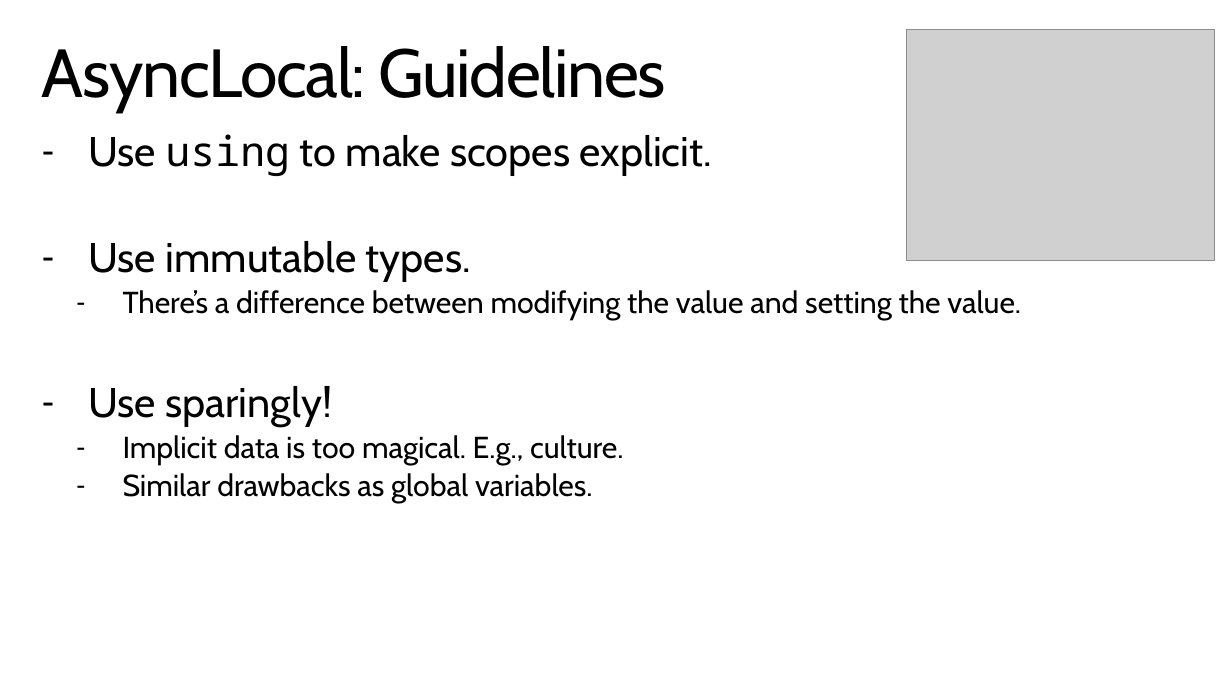
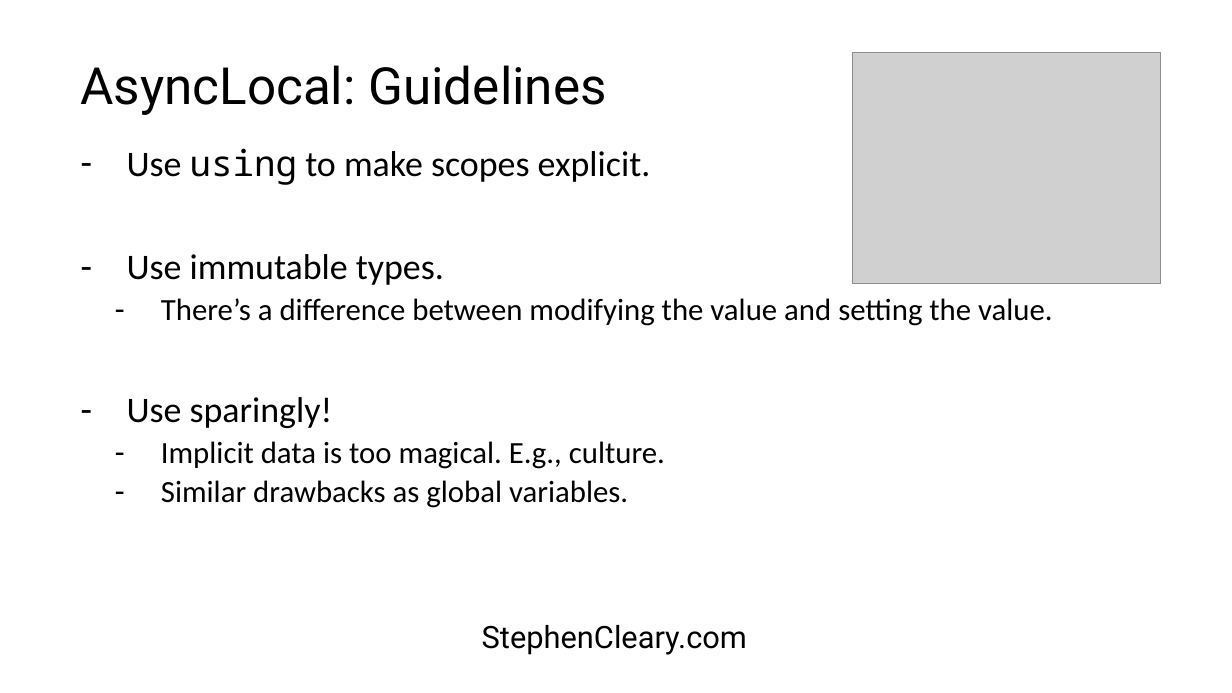
Before and after one commit to StephenCleary/Presentations, a slide deck: slide 16 of Async Masterclass/Async Masterclass.pptx. Drawn at 1232x693 pixels with LibreOffice and Linux fonts; fonts in the diff are those of the drawing; grey boxes stand for pictures; background and template pictures are left out. Boxes give left, top, right and bottom in pixels: in the first picture for what was removed or moved away, otherwise in the second. Text is boxed around its words. In the diff, an @@ line names an element or a change of style, - is before the commit and + after.

```diff
--- a/Async Masterclass/Async Masterclass.pptx
+++ b/Async Masterclass/Async Masterclass.pptx
@@ title "AsyncLocal: Guidelines": place and size @@
-title "AsyncLocal: Guidelines" at box(42, 46, 667, 113)
+title "AsyncLocal: Guidelines" at box(80, 65, 606, 115)
@@ title "AsyncLocal: Guidelines" at box(80, 65, 606, 115): size 52.9 to 39.9 pt, font Cabin to Roboto, letter spacing -1 to 0 pt; vertical alignment top to middle @@
@@ picture: place and size @@
-picture at box(907, 30, 1214, 261)
+picture at box(853, 53, 1161, 284)
@@ text "Use using to make scopes ...": place and size @@
-text "Use using to make scopes ..." at box(88, 134, 1021, 504)
+text "Use using to make scopes ..." at box(127, 148, 1052, 508)
@@ text "Use using to make scopes ..." at box(127, 148, 1052, 508): size 32.4 to 28 pt in "Use using to make scopes explicit.", "Use immutable types.", "Use sparingly!"; font Cabin to Calibri; size 23.5 to 24 pt in "There’s a difference between modifying the value ...", "Implicit data is too magical. E.g., culture.", "Similar drawbacks as global variables."; more space between paragraphs @@
@@ text "StephenCleary.com" at box(482, 625, 747, 655): font Cabin to Roboto, text colour #FFFFFF to #000000 @@
```
Also in this commit, not shown: 37 other slides changed, 1 other file.
